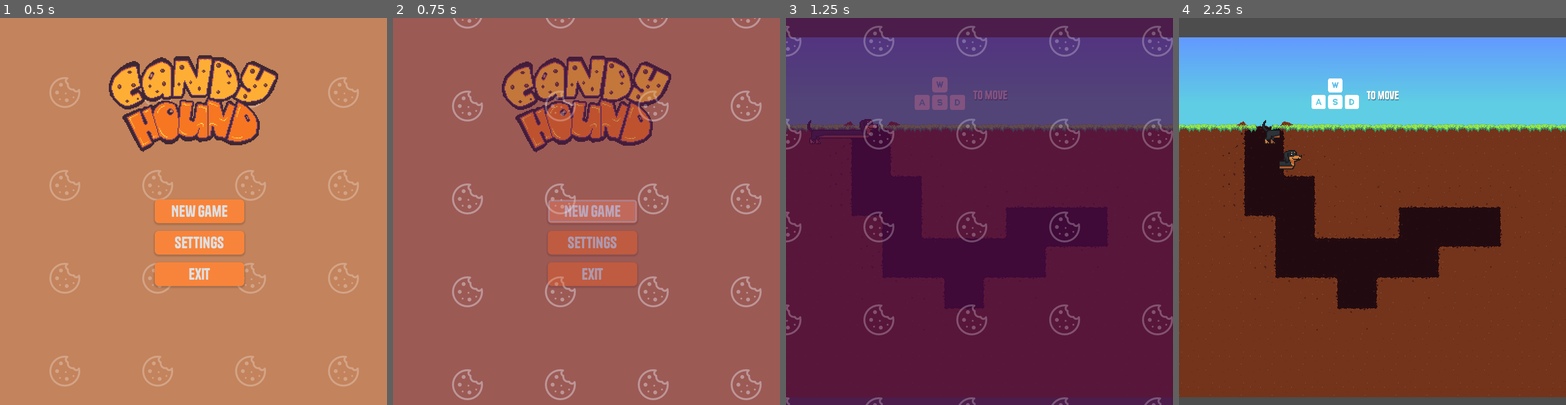
Above: before the commit, frames 1-4 (left to right).
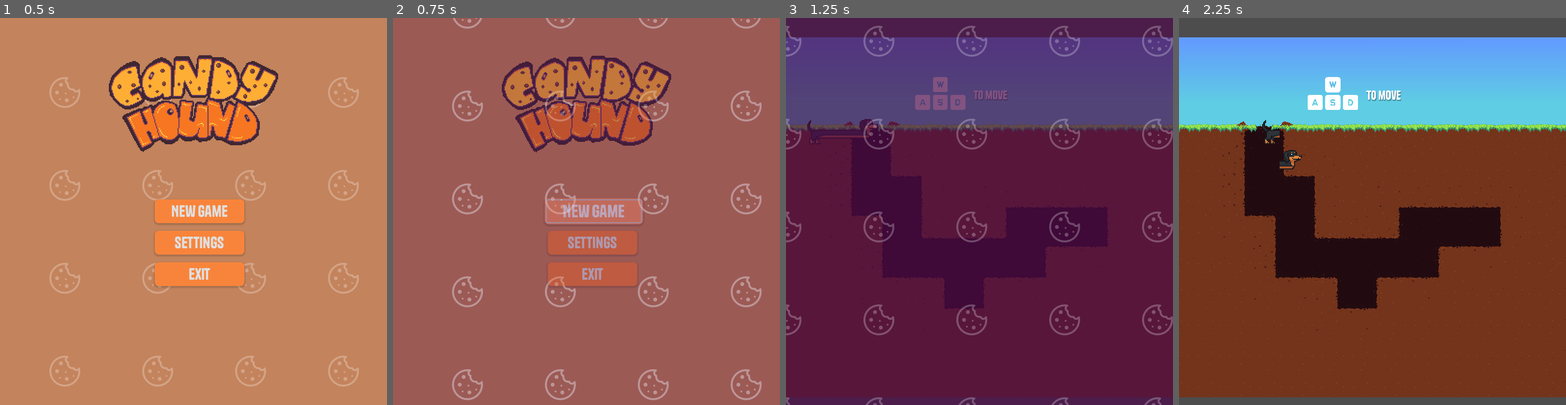
Above: after the commit, the same moments.

Repository: olferuk/brackeys-gamejam-2025.2
Game: Godot game, scene res://scenes/ui/main_menu.tscn
Two runs of this game, one before a commit and one after it. Both use one fixed random seed, a clock stepped at 60 frames per second and the inputs below.
Inputs (mouse positions are in pixels of both pictures, inside the frame that each line leads up to):
- Up to frame 1 (0.5 s): no input
- Up to frame 2 (0.75 s): click "New Game" at 0.5 s
- Up to frame 3 (1.25 s): no input
- Up to frame 4 (2.25 s): move the mouse to (1457, 192) at 1.27 s; hold D (move_right) 1.28-2.03 s; hold Z (Undo) 1.28-2.03 s; move the mouse to (1295, 230) at 2.02 s; hold S (move_down) from 2.03 s (still down); tap 2 (shrink) at 2.1 s

Frame 1 is identical in both runs. In frame 2, 0.8% of the frame differs, in the area x 39-65%, y 46-54%; in frame 3, less than 0.1%; in frame 4, 0.4%.

Commit message:
Tweens to all the buttons and context help

Diff:
--- a/scenes/levels/level01.tscn
+++ b/scenes/levels/level01.tscn
@@ -2,7 +2,7 @@
 
 [ext_resource type="Texture2D" uid="uid://u8nfmhqmjjyv" path="res://vfx/levels/sky.png" id="1_g0jr5"]
 [ext_resource type="Texture2D" uid="uid://75q5ne5hh4as" path="res://vfx/levels/ground-spritesheet.png" id="2_i4uh8"]
-[ext_resource type="PackedScene" uid="uid://cn8muomcp756l" path="res://scenes/ui/wasd_context_help.tscn" id="3_qwlqn"]
+[ext_resource type="PackedScene" uid="uid://cn8muomcp756l" path="res://scenes/ui/context_help/context_help_wasd.tscn" id="3_qwlqn"]
 [ext_resource type="PackedScene" uid="uid://dtvv1vd08dxpi" path="res://scenes/player/hound.tscn" id="4_i4uh8"]
 
 [sub_resource type="TileSetAtlasSource" id="TileSetAtlasSource_o5qli"]
--- /dev/null
+++ b/scenes/ui/context_help/context_help_restart.tscn
@@ -0,0 +1,20 @@
+[gd_scene load_steps=4 format=3 uid="uid://diuel85yw1g7m"]
+
+[ext_resource type="Script" uid="uid://vcsq71uuv881" path="res://src/context_help.gd" id="1_uvrn4"]
+[ext_resource type="Texture2D" uid="uid://cxkmje3cwosjs" path="res://vfx/ui/input_prompts/keyboard_r.png" id="2_5ssjy"]
+[ext_resource type="Theme" uid="uid://kv5hrut8ubdx" path="res://vfx/dog_theme.tres" id="3_1pntx"]
+
+[node name="Node" type="HBoxContainer"]
+offset_right = 40.0
+offset_bottom = 40.0
+script = ExtResource("1_uvrn4")
+
+[node name="TextureRect" type="TextureRect" parent="."]
+layout_mode = 2
+texture = ExtResource("2_5ssjy")
+
+[node name="Label" type="Label" parent="."]
+layout_mode = 2
+theme = ExtResource("3_1pntx")
+theme_override_font_sizes/font_size = 36
+text = "to restart"
--- /dev/null
+++ b/scenes/ui/context_help/context_help_undo.tscn
@@ -0,0 +1,21 @@
+[gd_scene load_steps=4 format=3 uid="uid://dshcg6ttrayfs"]
+
+[ext_resource type="Script" uid="uid://vcsq71uuv881" path="res://src/context_help.gd" id="1_8jfci"]
+[ext_resource type="Texture2D" uid="uid://q2pl6vdmkqwg" path="res://vfx/ui/input_prompts/keyboard_z.png" id="2_3foa1"]
+[ext_resource type="Theme" uid="uid://kv5hrut8ubdx" path="res://vfx/dog_theme.tres" id="3_uuuq8"]
+
+[node name="Control" type="HBoxContainer"]
+offset_top = -0.751312
+offset_right = 235.0
+offset_bottom = 127.249
+script = ExtResource("1_8jfci")
+
+[node name="TextureRect" type="TextureRect" parent="."]
+layout_mode = 2
+texture = ExtResource("2_3foa1")
+
+[node name="Label" type="Label" parent="."]
+layout_mode = 2
+theme = ExtResource("3_uuuq8")
+theme_override_font_sizes/font_size = 36
+text = "to undo"
--- a/scenes/ui/wasd_context_help.tscn
+++ b/scenes/ui/context_help/context_help_wasd.tscn
@@ -13,8 +13,8 @@
 offset_bottom = 23.0
 grow_horizontal = 2
 script = ExtResource("1_hlxk6")
-time = 0.6
-amplitude = 0.05
+time = 1.0
+amplitude = 0.02
 
 [node name="Control" type="Control" parent="."]
 custom_minimum_size = Vector2(64, 0)
--- a/scenes/ui/context_help_restart.tscn
+++ /dev/null
@@ -1,20 +0,0 @@
-[gd_scene load_steps=4 format=3 uid="uid://diuel85yw1g7m"]
-
-[ext_resource type="Script" uid="uid://vcsq71uuv881" path="res://src/context_help.gd" id="1_ij3jn"]
-[ext_resource type="Texture2D" uid="uid://cxkmje3cwosjs" path="res://vfx/ui/input_prompts/keyboard_r.png" id="1_yyyce"]
-[ext_resource type="Theme" uid="uid://kv5hrut8ubdx" path="res://vfx/dog_theme.tres" id="2_ij3jn"]
-
-[node name="Node" type="HBoxContainer"]
-offset_right = 40.0
-offset_bottom = 40.0
-script = ExtResource("1_ij3jn")
-
-[node name="TextureRect" type="TextureRect" parent="."]
-layout_mode = 2
-texture = ExtResource("1_yyyce")
-
-[node name="Label" type="Label" parent="."]
-layout_mode = 2
-theme = ExtResource("2_ij3jn")
-theme_override_font_sizes/font_size = 36
-text = "to restart"
--- a/scenes/ui/context_help_undo.tscn
+++ /dev/null
@@ -1,21 +0,0 @@
-[gd_scene load_steps=4 format=3 uid="uid://dshcg6ttrayfs"]
-
-[ext_resource type="Script" uid="uid://vcsq71uuv881" path="res://src/context_help.gd" id="1_ep0mg"]
-[ext_resource type="Texture2D" uid="uid://q2pl6vdmkqwg" path="res://vfx/ui/input_prompts/keyboard_z.png" id="1_yn8pb"]
-[ext_resource type="Theme" uid="uid://kv5hrut8ubdx" path="res://vfx/dog_theme.tres" id="2_ep0mg"]
-
-[node name="Control" type="HBoxContainer"]
-offset_top = -0.751312
-offset_right = 235.0
-offset_bottom = 127.249
-script = ExtResource("1_ep0mg")
-
-[node name="TextureRect" type="TextureRect" parent="."]
-layout_mode = 2
-texture = ExtResource("1_yn8pb")
-
-[node name="Label" type="Label" parent="."]
-layout_mode = 2
-theme = ExtResource("2_ep0mg")
-theme_override_font_sizes/font_size = 36
-text = "to undo"
--- a/src/context_help.gd
+++ b/src/context_help.gd
@@ -10,6 +10,6 @@
 
 	tween = create_tween()
 	tween.set_ease(Tween.EASE_IN_OUT)
-	tween.tween_property($".", ^"scale", Vector2(1+amplitude, 1+amplitude), time)
-	tween.tween_property($".", ^"scale", Vector2(1-amplitude, 1-amplitude), time)
+	tween.tween_property($".", ^"scale", Vector2(1+amplitude, 1+amplitude), time).set_trans(Tween.TRANS_CUBIC).set_ease(Tween.EASE_OUT)
+	tween.tween_property($".", ^"scale", Vector2(1-amplitude, 1-amplitude), time).set_trans(Tween.TRANS_BACK).set_ease(Tween.EASE_IN)
 	tween.set_loops(0)
--- a/src/main_menu.gd
+++ b/src/main_menu.gd
@@ -3,6 +3,39 @@
 @onready var click_sound: AudioStreamPlayer2D = $ButtonsContainer/ClickSound
 @onready var mouse_hover_sound: AudioStreamPlayer2D = $ButtonsContainer/MouseHoverSound
 
+@onready var new_game: Button = $ButtonsContainer/VBoxContainer/NewGame
+@onready var settings: Button = $ButtonsContainer/VBoxContainer/Settings
+@onready var exit: Button = $ButtonsContainer/VBoxContainer/Exit
+
+var tween: Tween
+
+func _ready() -> void:
+	new_game.pivot_offset = new_game.size / 2.
+	settings.pivot_offset = settings.size / 2.
+	exit.pivot_offset = exit.size / 2.
+
+	new_game.mouse_entered.connect(_on_mouse_entered.bind(new_game))
+	settings.mouse_entered.connect(_on_mouse_entered.bind(settings))
+	exit.mouse_entered.connect(_on_mouse_entered.bind(exit))
+
+	new_game.mouse_exited.connect(_on_mouse_exited.bind(new_game))
+	settings.mouse_exited.connect(_on_mouse_exited.bind(settings))
+	exit.mouse_exited.connect(_on_mouse_exited.bind(exit))
+
+func _on_mouse_entered(btn: Button) -> void:
+	_reset_tween()
+	tween.set_ease(Tween.EASE_OUT).set_trans(Tween.TRANS_ELASTIC)
+	tween.tween_property(btn, ^"scale", Vector2(1.1, 1.1), 0.4)
+
+func _on_mouse_exited(btn: Button) -> void:
+	_reset_tween()
+	tween.set_ease(Tween.EASE_OUT).set_trans(Tween.TRANS_ELASTIC)
+	tween.tween_property(btn, ^"scale", Vector2.ONE, 0.4)
+
+func _reset_tween() -> void:
+	if tween:
+		tween.kill()
+	tween = create_tween()
 
 func _on_new_game_pressed() -> void:
 	play_sound(click_sound)
